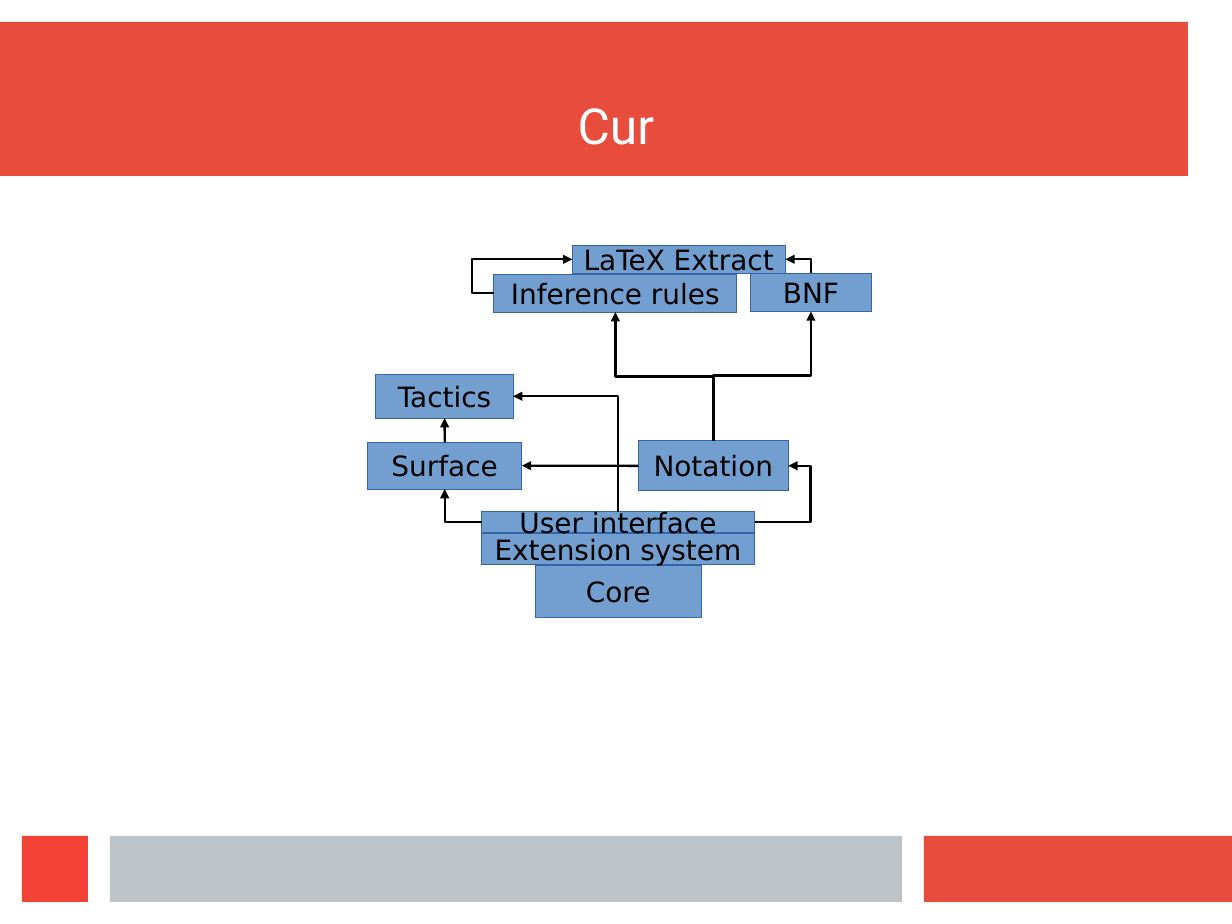
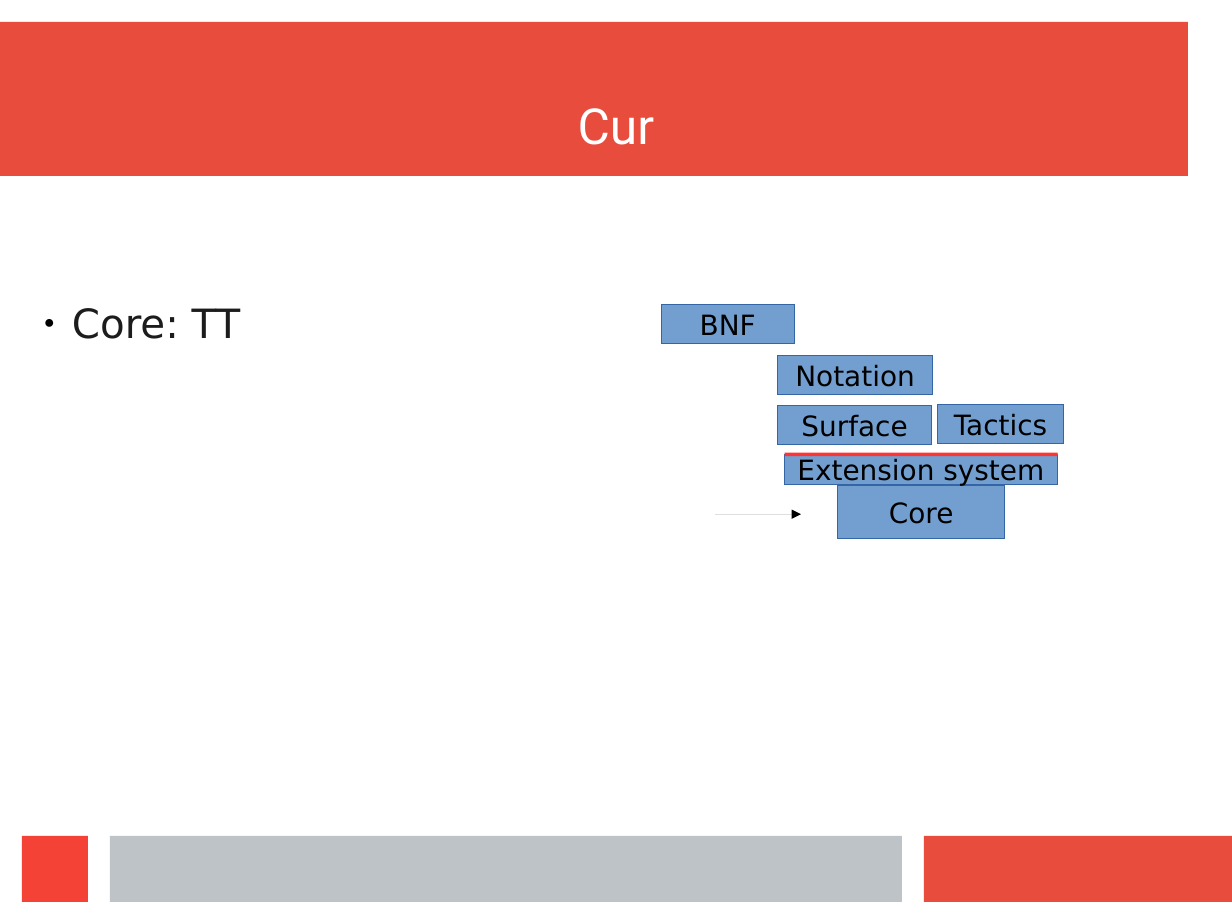
Before and after one commit to wilbowma/cur, a slide deck: slide 12 of hope-2016/slides.odp (slide 10 before the commit). Drawn at 1232x924 pixels with LibreOffice and Linux fonts; fonts in the diff are those of the drawing. Boxes give left, top, right and bottom in pixels: in the first picture for what was removed or moved away, otherwise in the second. Text is boxed around its words. In the diff, an @@ line names an element or a change of style, - is before the commit and + after.

```diff
--- a/hope-2016/slides.odp
+++ b/hope-2016/slides.odp
@@ elbow arrow removed from (494, 293) to (572, 259) @@
@@ rectangle removed at (x1=572, y1=245, x2=786, y2=273) @@
-LaTeX Extract
@@ elbow arrow removed from (812, 274) to (786, 259) @@
@@ rectangle removed at (x1=494, y1=274, x2=737, y2=312) @@
-Inference rules
@@ text added at (x1=72, y1=308, x2=241, y2=339), 26 pt, text #1C1C1C @@
+● Core: TT
@@ elbow arrow removed from (713, 440) to (616, 312) @@
@@ rectangle "BNF" resized from (x1=750, y1=274, x2=872, y2=312) to (x1=662, y1=305, x2=795, y2=344) @@
@@ elbow arrow removed from (713, 440) to (812, 312) @@
@@ rectangle "Notation" resized from (x1=638, y1=440, x2=788, y2=491) to (x1=778, y1=356, x2=934, y2=395) @@
@@ arrow removed from (445, 443) to (445, 418) @@
@@ elbow arrow removed from (618, 512) to (513, 397) @@
@@ rectangle "Surface" resized from (x1=368, y1=443, x2=522, y2=490) to (x1=778, y1=406, x2=932, y2=445) @@
@@ rectangle "Tactics" resized from (x1=376, y1=375, x2=513, y2=418) to (x1=938, y1=405, x2=1063, y2=444) @@
@@ arrow removed from (638, 466) to (522, 466) @@
@@ elbow arrow removed from (755, 522) to (789, 466) @@
@@ rectangle "Extension system" moved from (x1=482, y1=534, x2=755, y2=565) to (x1=785, y1=454, x2=1058, y2=484) @@
@@ line added from (785, 454) to (1058, 454), #FF3333 2.3 pt @@
@@ elbow arrow removed from (482, 522) to (445, 490) @@
@@ rectangle "Core" moved from (x1=536, y1=566, x2=702, y2=618) to (x1=838, y1=486, x2=1005, y2=539) @@
@@ rectangle removed at (x1=482, y1=512, x2=755, y2=533) @@
-User interface
@@ arrow added from (715, 514) to (802, 514), #000000 0 pt @@
```
Also in this commit, not shown: 1 other slide changed, 2 slides added, 1 slide removed.
